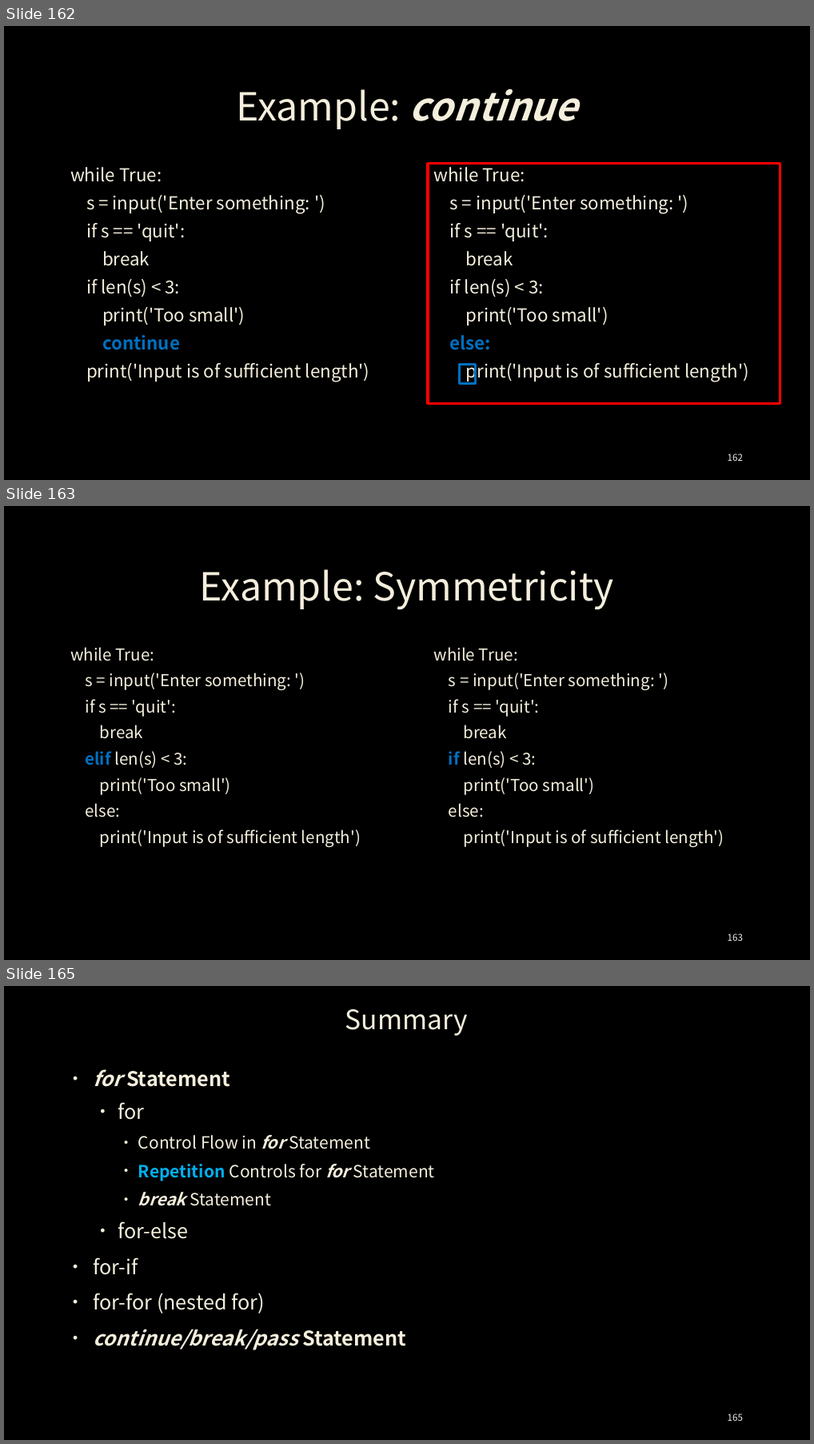
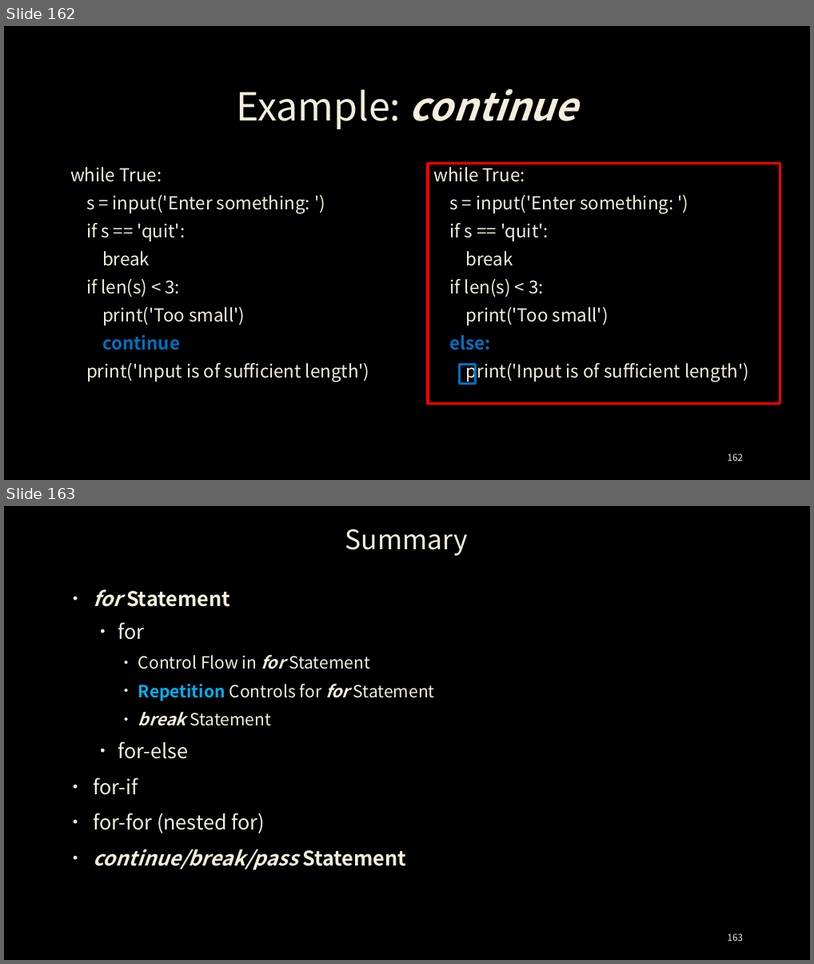
Before and after one commit to ancestor9/24_python-programimming-1, a slide deck: week4_5/week_04_Control Flow-for Statement.pptx. Shown one above the other, each under a label of ours: slides 162, 163 and 165 before the commit, slides 162 and 163 after it; the slides between them are not shown. The pictures are 814x1444 and 814x964 pixels, drawn with LibreOffice and Linux fonts; fonts in the diff are those of the drawing; background and template pictures are left out. Boxes give left, top, right and bottom in pixels: in the first picture for what was removed or moved away, otherwise in the second. Text is boxed around its words. In the diff, an @@ line names an element or a change of style, - is before the commit and + after.

```diff
--- a/week4_5/week_04_Control Flow-for Statement.pptx
+++ b/week4_5/week_04_Control Flow-for Statement.pptx
@@ slide 163 removed at <box>4,506,810,960</box>, background picture (left out) @@
@@ title removed at <box>200,569,614,610</box> @@
-Example: Symmetricity
@@ text removed at <box>70,647,361,847</box> @@
-while True:
-s = input('Enter something: ')
-if s == 'quit':
-break
-elif len(s) < 3:
-print('Too small')
-else:
-print('Input is of sufficient length')
@@ text removed at <box>434,647,724,847</box> @@
-while True:
-s = input('Enter something: ')
-if s == 'quit':
-break
-if len(s) < 3:
-print('Too small')
-else:
-print('Input is of sufficient length')
@@ page number removed at <box>728,933,743,940</box> @@
-163
@@ what was slide 165 is now slide 163 @@
@@ page number at <box>728,933,743,940</box>: text changed @@
-165
+163
```
Also in this commit, not shown: 1 slide changed, 1 other slide removed.
